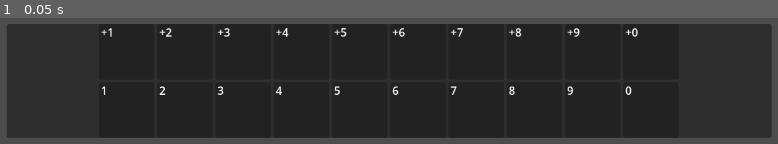
Above: before the commit, frame 1.
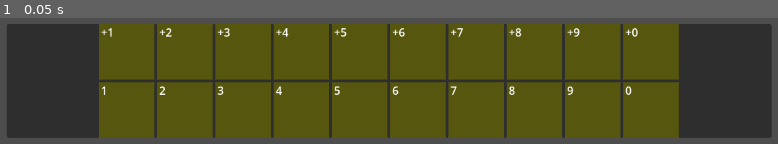
Above: after the commit, the same moment.

Repository: jraynolds/Ability-Framework
Game: Godot game, scene res://scenes/ability_overlay.tscn
The game is run twice, just before and just after one commit, with the same random seed, the same clock (stepped at 60 frames per second) and the same inputs. The engine's default icon, where the game draws it, is replaced by a stand-in: a white triangle on a blue panel in a dark square.
Inputs:
- Up to frame 1 (0.05 s): no input

The runs differ from the first frame. In frame 1, 63% of the frame differs, in the area x 12-88%, y 4-96%.

Commit message:
Computer transfer

Diff:
--- a/ui/ability_slot.tscn
+++ b/ui/ability_slot.tscn
@@ -1,10 +1,73 @@
-[gd_scene load_steps=4 format=3 uid="uid://ctf10mm2m3nry"]
+[gd_scene load_steps=8 format=3 uid="uid://ctf10mm2m3nry"]
 
 [ext_resource type="Script" uid="uid://wdbf8xeqtskp" path="res://ui/ability_slot.gd" id="1_77mnq"]
 [ext_resource type="PackedScene" uid="uid://66p1r58i6jcx" path="res://ui/ability_button.tscn" id="2_vojnw"]
 [ext_resource type="Texture2D" uid="uid://b4w485w6w2ohv" path="res://assets/black square.png" id="3_77mnq"]
+[ext_resource type="Texture2D" uid="uid://ilpoafipynnu" path="res://assets/white square.png" id="4_gf30w"]
+
+[sub_resource type="Animation" id="Animation_lxj2w"]
+resource_name = "activated_flash"
+length = 0.25
+tracks/0/type = "value"
+tracks/0/imported = false
+tracks/0/enabled = true
+tracks/0/path = NodePath("TextureRect:visible")
+tracks/0/interp = 1
+tracks/0/loop_wrap = true
+tracks/0/keys = {
+"times": PackedFloat32Array(0, 0.266667),
+"transitions": PackedFloat32Array(1, 1),
+"update": 1,
+"values": [true, false]
+}
+tracks/1/type = "value"
+tracks/1/imported = false
+tracks/1/enabled = true
+tracks/1/path = NodePath("TextureRect:modulate")
+tracks/1/interp = 1
+tracks/1/loop_wrap = true
+tracks/1/keys = {
+"times": PackedFloat32Array(0, 0.266667),
+"transitions": PackedFloat32Array(1, 1),
+"update": 0,
+"values": [Color(1, 1, 0, 1), Color(1, 1, 0, 0)]
+}
+
+[sub_resource type="Animation" id="Animation_f435q"]
+length = 0.001
+tracks/0/type = "value"
+tracks/0/imported = false
+tracks/0/enabled = true
+tracks/0/path = NodePath("TextureRect:visible")
+tracks/0/interp = 1
+tracks/0/loop_wrap = true
+tracks/0/keys = {
+"times": PackedFloat32Array(0),
+"transitions": PackedFloat32Array(1),
+"update": 1,
+"values": [true]
+}
+tracks/1/type = "value"
+tracks/1/imported = false
+tracks/1/enabled = true
+tracks/1/path = NodePath("TextureRect:modulate")
+tracks/1/interp = 1
+tracks/1/loop_wrap = true
+tracks/1/keys = {
+"times": PackedFloat32Array(0),
+"transitions": PackedFloat32Array(1),
+"update": 0,
+"values": [Color(1, 1, 0, 0.239216)]
+}
+
+[sub_resource type="AnimationLibrary" id="AnimationLibrary_i0qpk"]
+_data = {
+&"RESET": SubResource("Animation_f435q"),
+&"activated_flash": SubResource("Animation_lxj2w")
+}
 
 [node name="AbilitySlot" type="PanelContainer" node_paths=PackedStringArray("_button", "key_label", "progress_bar")]
+self_modulate = Color(1, 1, 0.0235294, 1)
 custom_minimum_size = Vector2(80, 80)
 offset_right = 60.0
 offset_bottom = 60.0
@@ -17,6 +80,7 @@
 metadata/_custom_type_script = "uid://wdbf8xeqtskp"
 
 [node name="AbilityButton" parent="." instance=ExtResource("2_vojnw")]
+z_index = 2
 custom_minimum_size = Vector2(74, 74)
 layout_mode = 2
 icon_alignment = 1
@@ -56,3 +120,14 @@
 layout_mode = 2
 size_flags_horizontal = 4
 text = "1"
+
+[node name="AnimationPlayer" type="AnimationPlayer" parent="."]
+libraries = {
+&"": SubResource("AnimationLibrary_i0qpk")
+}
+
+[node name="TextureRect" type="TextureRect" parent="."]
+modulate = Color(1, 1, 0, 0.239216)
+layout_mode = 2
+texture = ExtResource("4_gf30w")
+expand_mode = 1
Binary file added: assets/white square.png
Not shown, added: assets/white square.png.import
